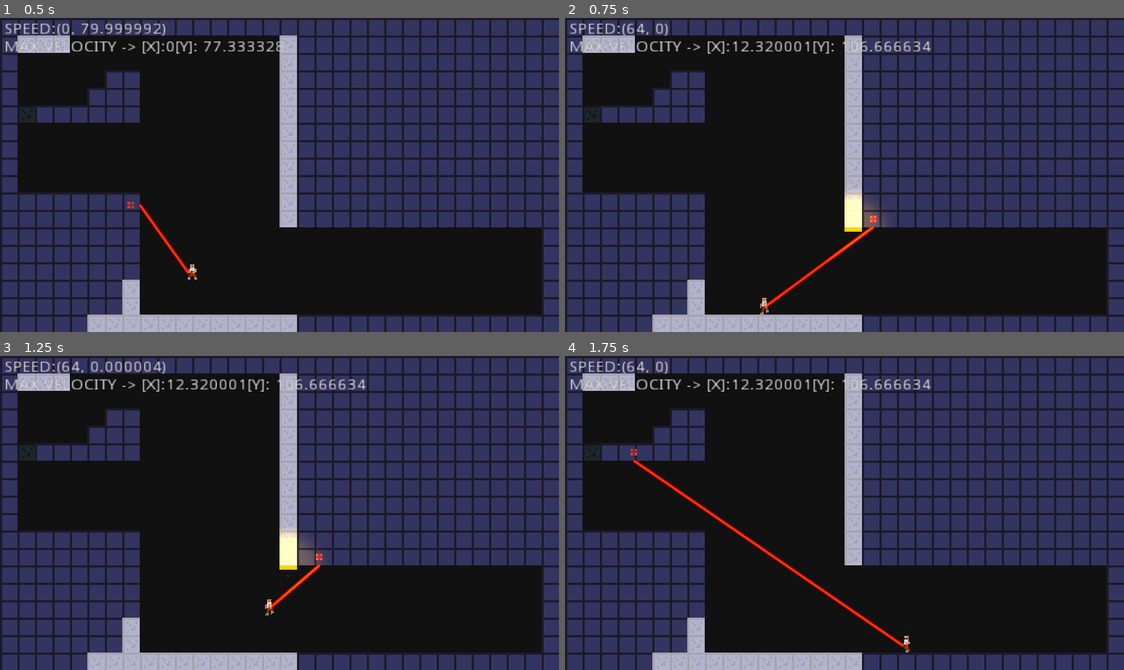
Above: before the commit, frames 1-4 (two rows, left to right).
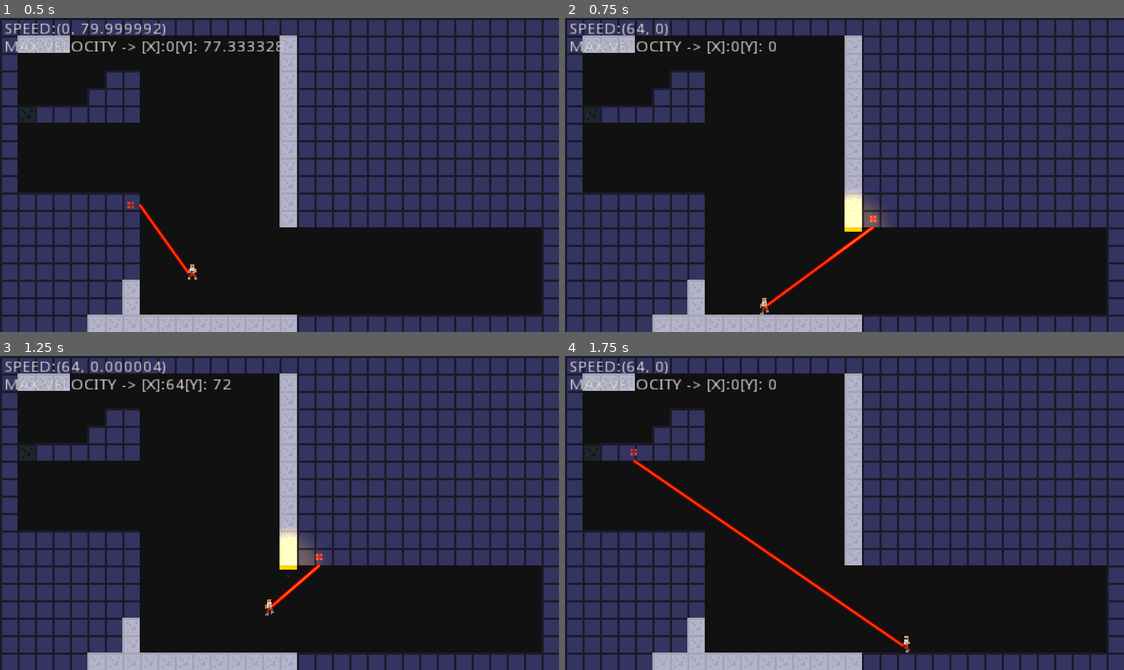
Above: after the commit, the same moments.

Repository: badsadcode/Portal_like_2D
Game: Godot game, scene res://World.tscn
Same seed, same stepped clock (60 frames per second), same inputs: the game is played once before the commit and once after it.
Inputs (mouse positions are in pixels of both pictures, inside the frame that each line leads up to):
- Up to frame 1 (0.5 s): no input
- Up to frame 2 (0.75 s): move the mouse to (967, 159) at 0.52 s; hold D (right) from 0.53 s (still down); click (967, 159) at 0.6 s
- Up to frame 3 (1.25 s): keep holding D (right); tap Space (jump) at 0.77 s
- Up to frame 4 (1.75 s): keep holding D (right); move the mouse to (732, 528) at 1.27 s; tap Middle mouse button (m_mouse) at 1.35 s; tap Space (jump) at 1.52 s

Frame 1 is identical in both runs. In frame 2, 0.5% of the frame differs, in the area x 29-66%, y 7-12%; in frame 3, 0.5%; in frame 4, 0.5%.

Commit message:
added reseting velocity

Diff:
--- a/PlayerHD.gd
+++ b/PlayerHD.gd
@@ -97,9 +97,9 @@
 	else:
 		body_sprite.play("stand")
 
-#	if is_on_floor() and !exiting_portal:
+	if is_on_floor() and !exiting_portal:
 ## TM 20210725 zero the max velocity, or we'll eventually throw the player into orbit
-#		max_velocity = Vector2.ZERO
+		max_velocity = Vector2.ZERO
 
 	if is_on_floor():
 		if x_input == 0:
